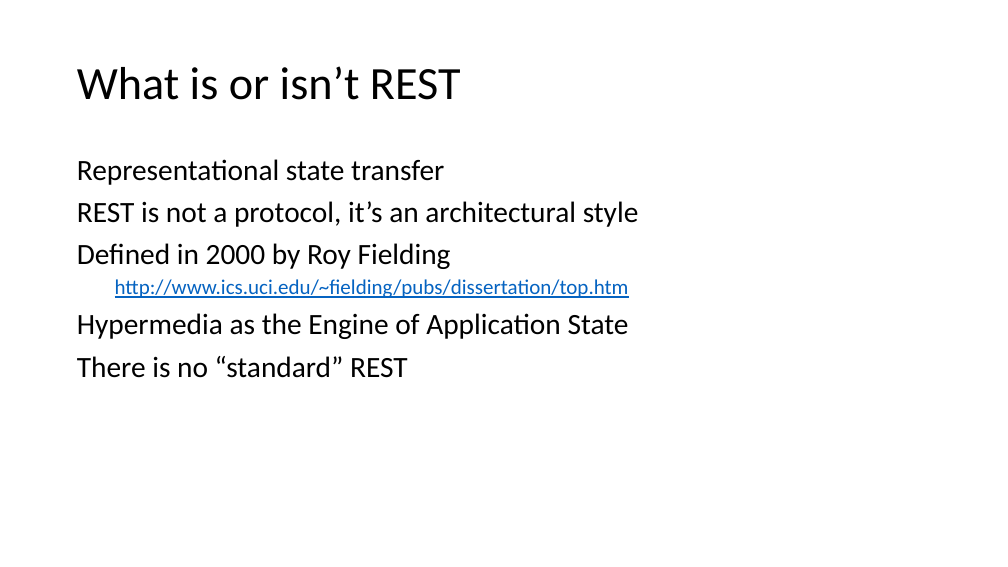
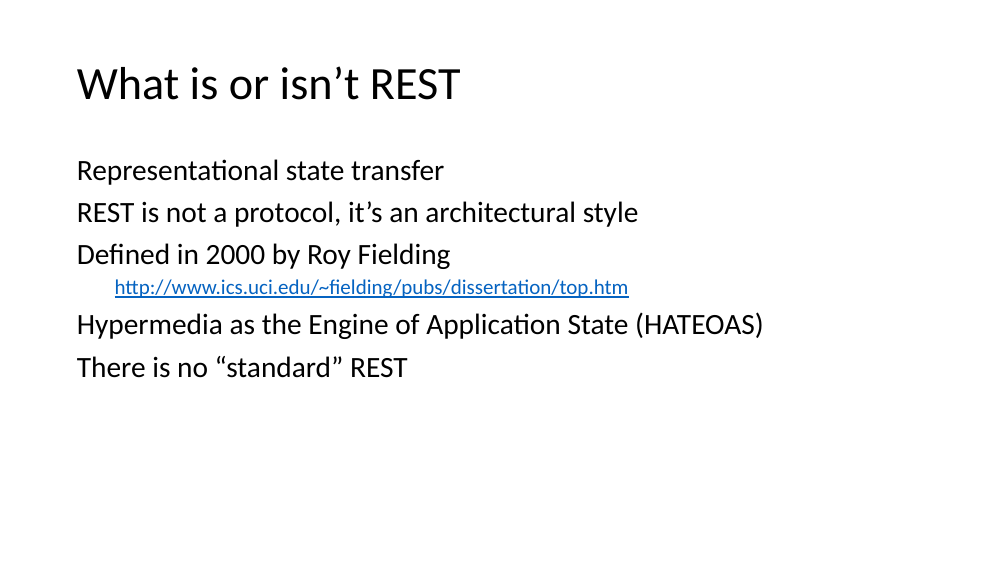
Before and after one commit to maherhosn/SU_SEGR_5240_18SQ, a slide deck: slide 10 of 01 - Introduction.pptx (slide 7 before the commit). Drawn at 1008x567 pixels with LibreOffice and Linux fonts; fonts in the diff are those of the drawing. Boxes give left, top, right and bottom in pixels: in the first picture for what was removed or moved away, otherwise in the second. Text is boxed around its words. In the diff, an @@ line names an element or a change of style, - is before the commit and + after.

```diff
--- a/01 - Introduction.pptx
+++ b/01 - Introduction.pptx
@@ text at box(77, 312, 764, 339): text changed @@
-Hypermedia as the Engine of Application State
+Hypermedia as the Engine of Application State (HATEOAS)
```
Also in this commit, not shown: 7 other slides changed, 3 slides added, 29 other files.
